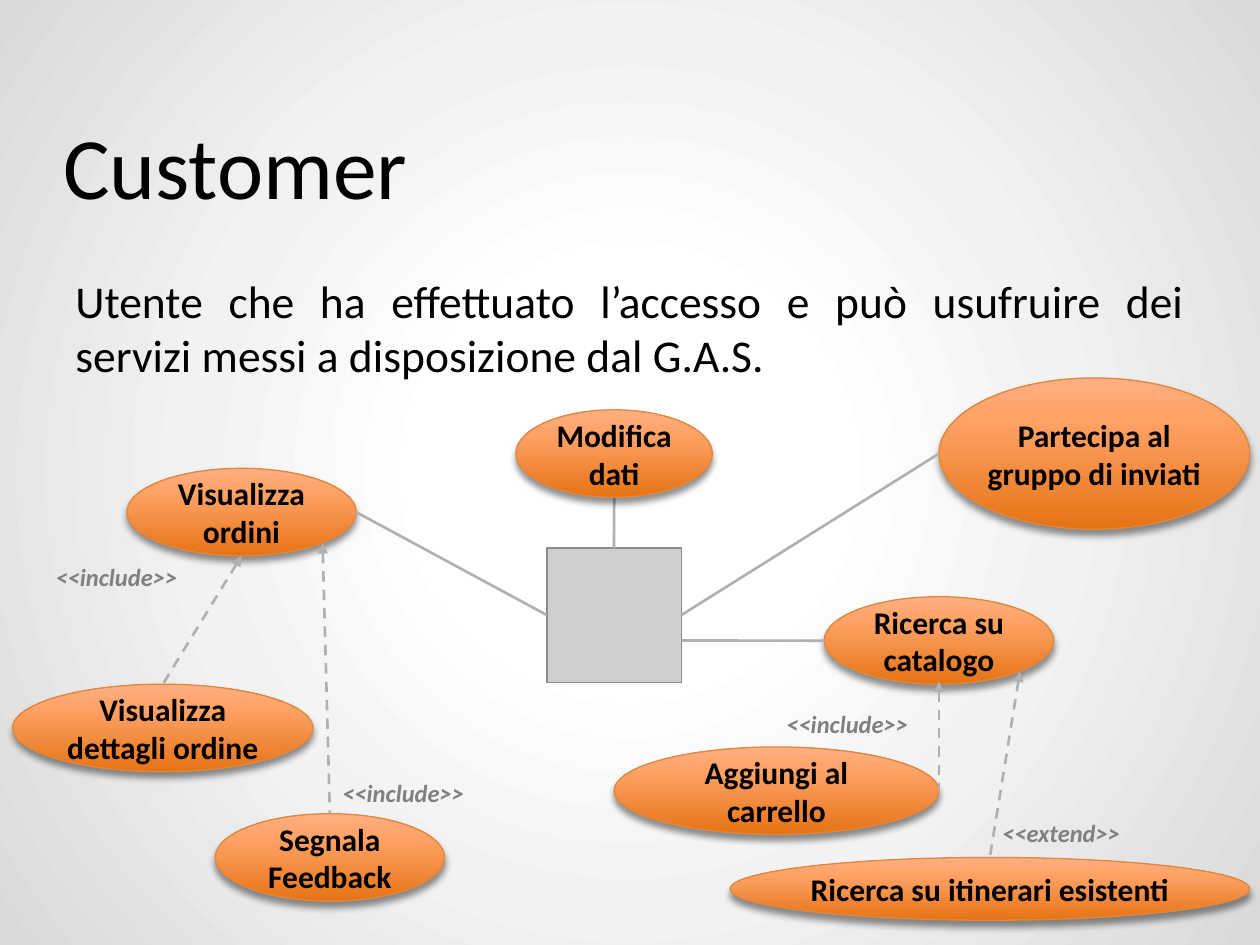
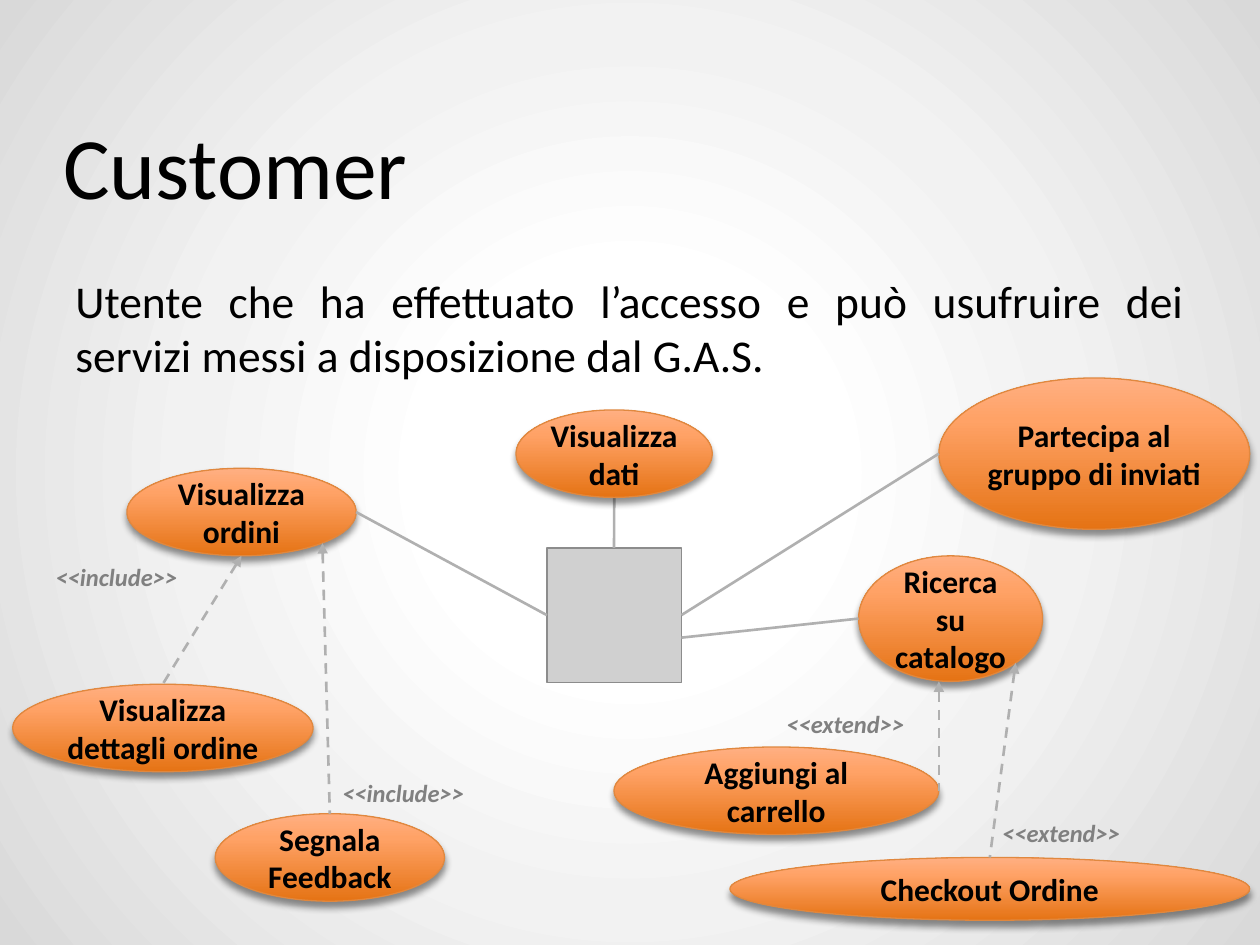
Before and after one commit to ZhangUranus/amicidelgas, a slide deck: slide 5 of SeamAmiciDelGas/risorse_gassose/presentazione_demo/SeamAmiciDelGas.pptx. Drawn at 1260x945 pixels with LibreOffice and Linux fonts; fonts in the diff are those of the drawing; grey boxes stand for pictures; background and template pictures are left out. Boxes give left, top, right and bottom in pixels: in the first picture for what was removed or moved away, otherwise in the second. Text is boxed around its words. In the diff, an @@ line names an element or a change of style, - is before the commit and + after.

```diff
--- a/SeamAmiciDelGas/risorse_gassose/presentazione_demo/SeamAmiciDelGas.pptx
+++ b/SeamAmiciDelGas/risorse_gassose/presentazione_demo/SeamAmiciDelGas.pptx
@@ text in ellipse at box(551, 425, 678, 486): text changed @@
-Modifica dati
+Visualizza dati
@@ ellipse "Ricerca su catalogo": place and size @@
-ellipse "Ricerca su catalogo" at box(824, 597, 1053, 684)
+ellipse "Ricerca su catalogo" at box(858, 556, 1042, 682)
@@ line moved from (682, 640) - (824, 641) to (682, 638) - (858, 619) @@
@@ arrow moved from (1021, 672) - (990, 858) to (1016, 663) - (990, 858) @@
@@ text at box(786, 716, 904, 733): text changed @@
-<<include>>
+<<extend>>
@@ text in ellipse at box(881, 874, 1098, 902): text changed @@
-Ricerca su itinerari esistenti
+Checkout Ordine
```
Also in this commit, not shown: 16 other slides changed, 31 slides added, 2 slides removed.
